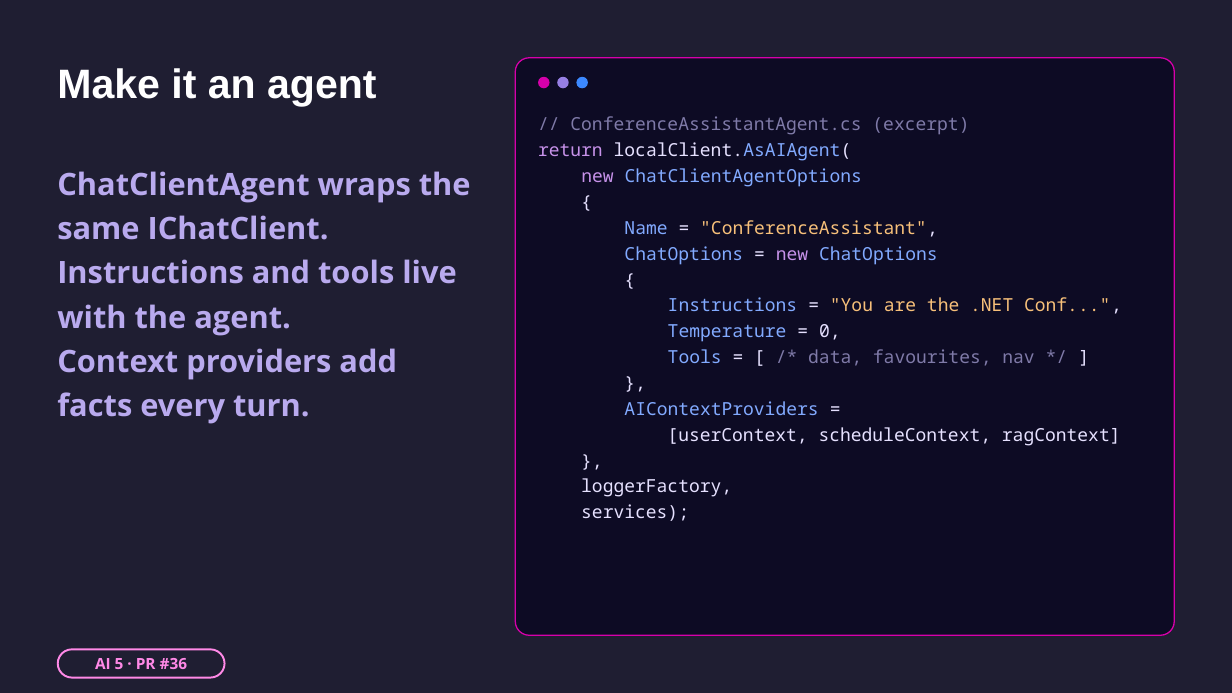
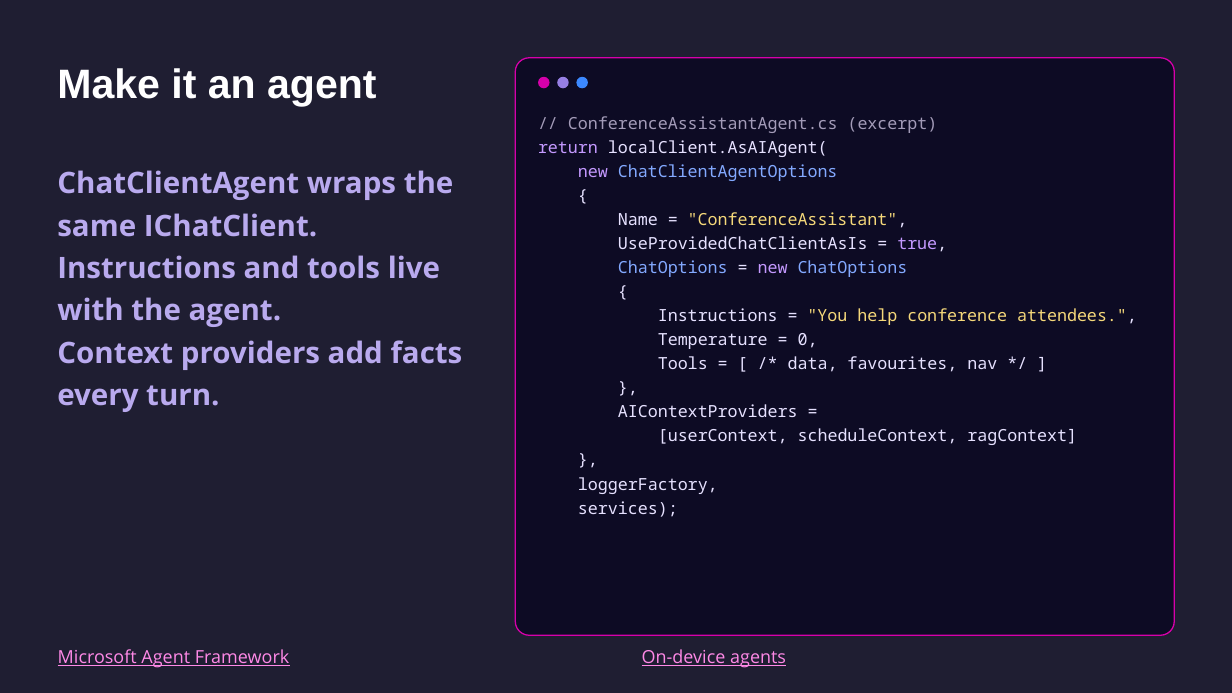
Before and after one commit to mattleibow/dotnetconf2026, a slide deck: slide 22 of slides.pptx (slide 20 before the commit). Drawn at 1232x693 pixels with LibreOffice and Linux fonts; fonts in the diff are those of the drawing. Boxes give left, top, right and bottom in pixels: in the first picture for what was removed or moved away, otherwise in the second. Text is boxed around its words. In the diff, an @@ line names an element or a change of style, - is before the commit and + after.

```diff
--- a/slides.pptx
+++ b/slides.pptx
@@ text at (538, 116, 1077, 517): size 14 to 13 pt in "// ConferenceAssistantAgent.cs (excerpt)", "return localClient.AsAIAgent(", "new ChatClientAgentOptions", "{" and 11 more places; text colour #7F7AA8 to #A39BB8 in "// ConferenceAssistantAgent.cs (excerpt)"; text colour #C792EA to #C499FF in "return", "new", "new"; text colour #82AAFF to #E6E1FF in "localClient.AsAIAgent(", "Name", "Temperature", "Tools" and 1 more places; text colour #82AAFF to #83A9FF in "ChatClientAgentOptions", "ChatOptions ChatOptions"; text colour #F7C07A to #F5D87A in ""ConferenceAssistant","; text colour #7F7AA8 to #E6E1FF in "/* data, favourites, nav */" @@
@@ text "ChatClientAgent wraps the same IChatClient." at (57, 170, 463, 412): size 24 to 23 pt @@
@@ text at (618, 236, 947, 252): paragraph added @@
+UseProvidedChatClientAsIs = true,
@@ text at (658, 308, 1137, 325): text changed; size 14 to 13 pt; text colour #F7C07A to #F5D87A @@
-Instructions = "You are the .NET Conf...",
+Instructions = "You help conference attendees.",
@@ rounded rectangle removed at (57, 650, 225, 678) @@
-AI 5 · PR #36
@@ text added at (58, 649, 289, 668), 14 pt, text #FF89E7, underline @@
+Microsoft Agent Framework
@@ text added at (642, 649, 786, 668), 14 pt, text #FF89E7, underline @@
+On-device agents
```
Also in this commit, not shown: 13 other slides changed, 2 slides added.
